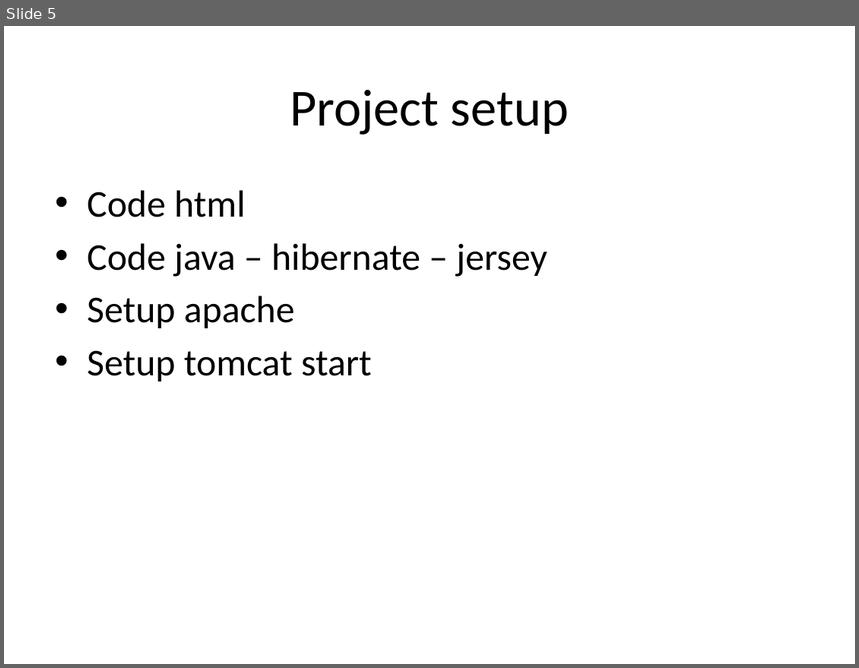
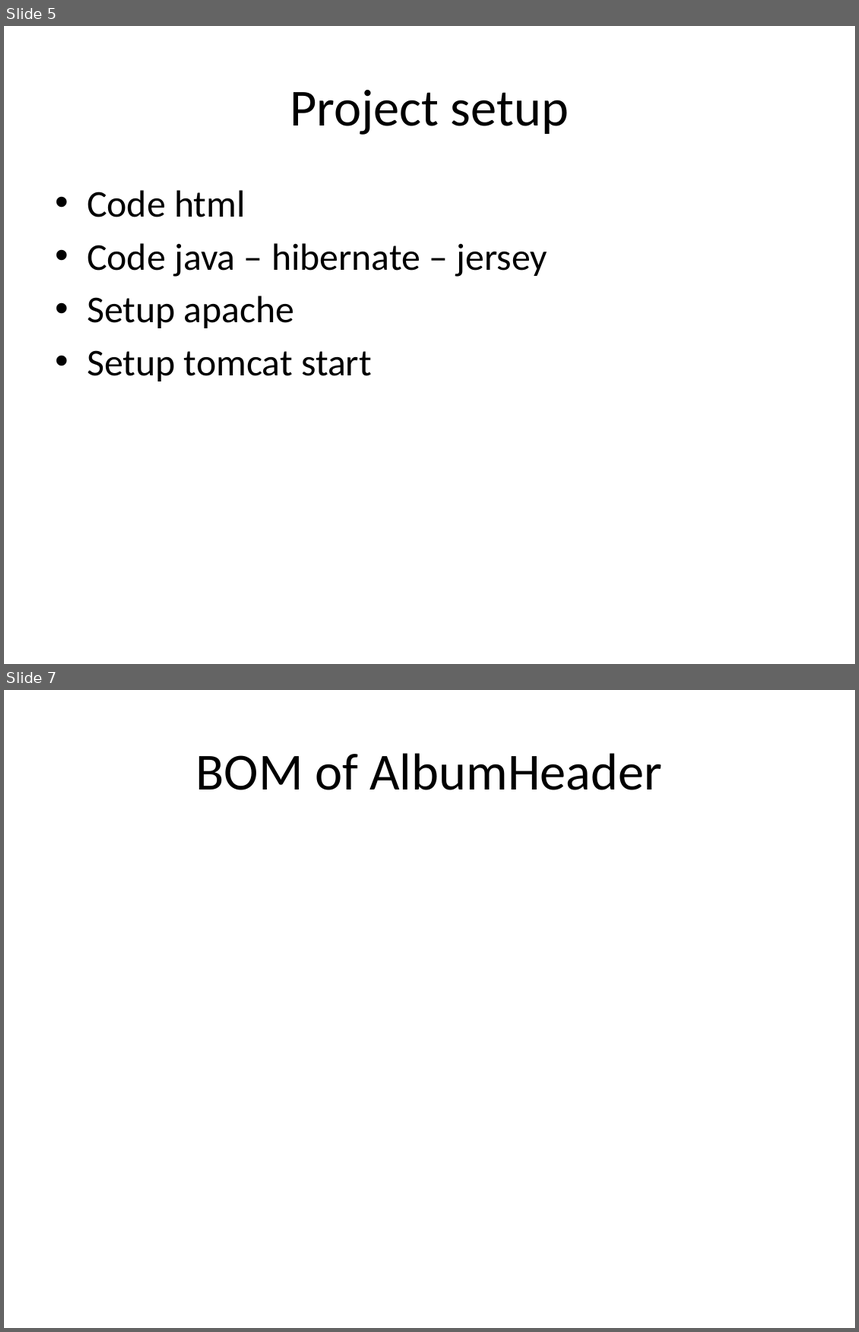
Before and after one commit to google-code-export/dau-gia-truc-tuyen-dhnl2, a slide deck: source/musicpage/Documents/Music page.pptx. Shown one above the other, each under a label of ours: slide 5 before the commit, slides 5 and 7 after it; the slides between them are not shown. The pictures are 859x668 and 859x1332 pixels, drawn with LibreOffice and Linux fonts; fonts in the diff are those of the drawing. Boxes give left, top, right and bottom in pixels: in the first picture for what was removed or moved away, otherwise in the second. Text is boxed around its words. In the diff, an @@ line names an element or a change of style, - is before the commit and + after.

Commit message:
new spec - BOM of album header

```diff
--- a/source/musicpage/Documents/Music page.pptx
+++ b/source/musicpage/Documents/Music page.pptx
@@ slide 7 added at [4,690,855,1328], background #FFFFFF @@
@@ title added at [196,753,662,790], 44 pt, text #000000 @@
+BOM of AlbumHeader
```
Also in this commit, not shown: 1 other slide added, 7 other files.
